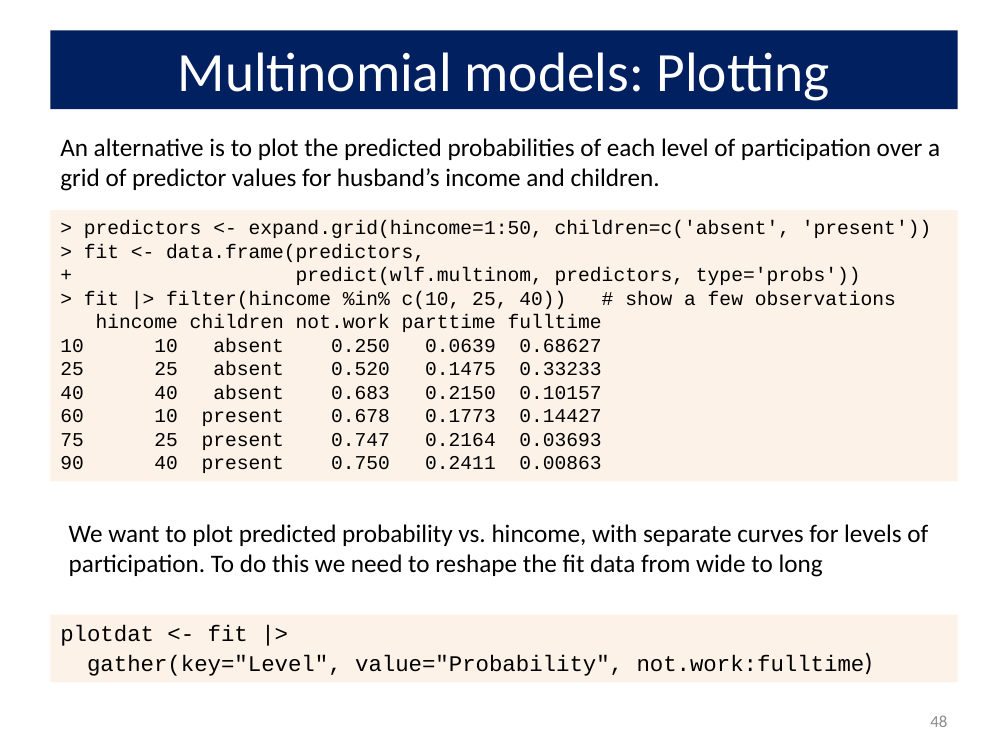
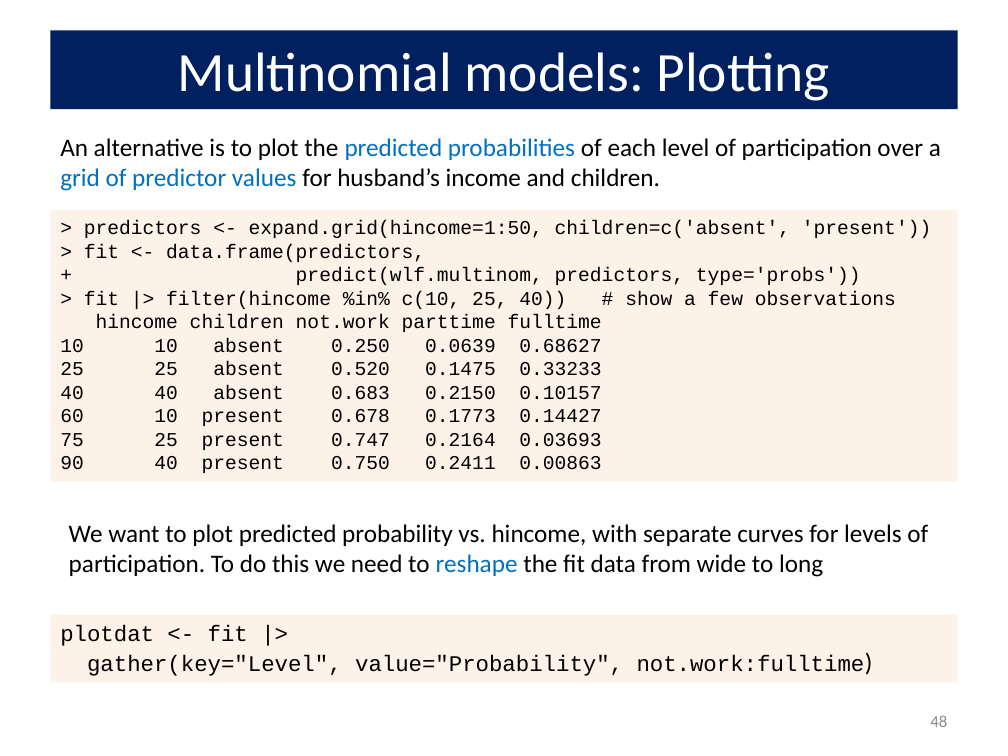
Before and after one commit to friendly/psy6136, a slide deck: slide 48 of lectures/07-logistic2.pptx. Drawn at 1008x756 pixels with LibreOffice and Linux fonts; fonts in the diff are those of the drawing. Boxes give left, top, right and bottom in pixels: in the first picture for what was removed or moved away, otherwise in the second. Text is boxed around its words. In the diff, an @@ line names an element or a change of style, - is before the commit and + after.

```diff
--- a/lectures/07-logistic2.pptx
+++ b/lectures/07-logistic2.pptx
@@ text "An alternative is to plot ..." at box(60, 138, 941, 191): text colour #000000 to #0070C0 in "predicted probabilities grid of predictor values" @@
@@ text "We want to plot predicted ..." at box(69, 524, 928, 577): text colour #000000 to #0070C0 in "reshape" @@
```
Also in this commit, not shown: 9 other slides changed, 6 other files.
